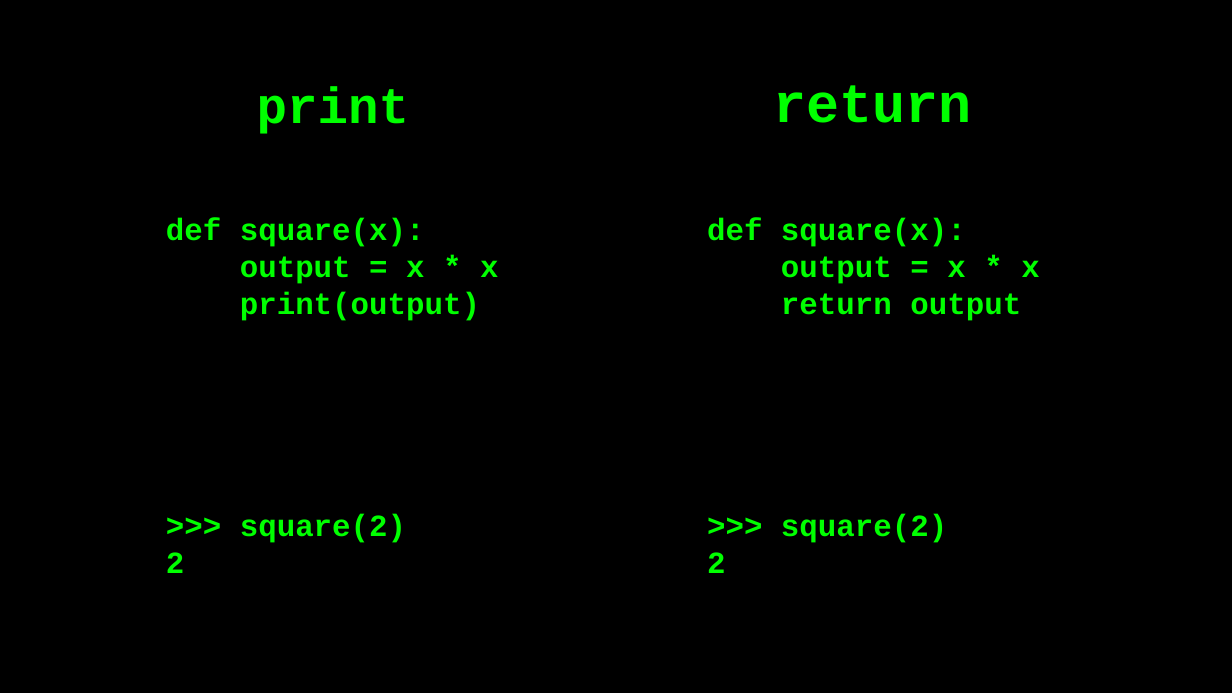
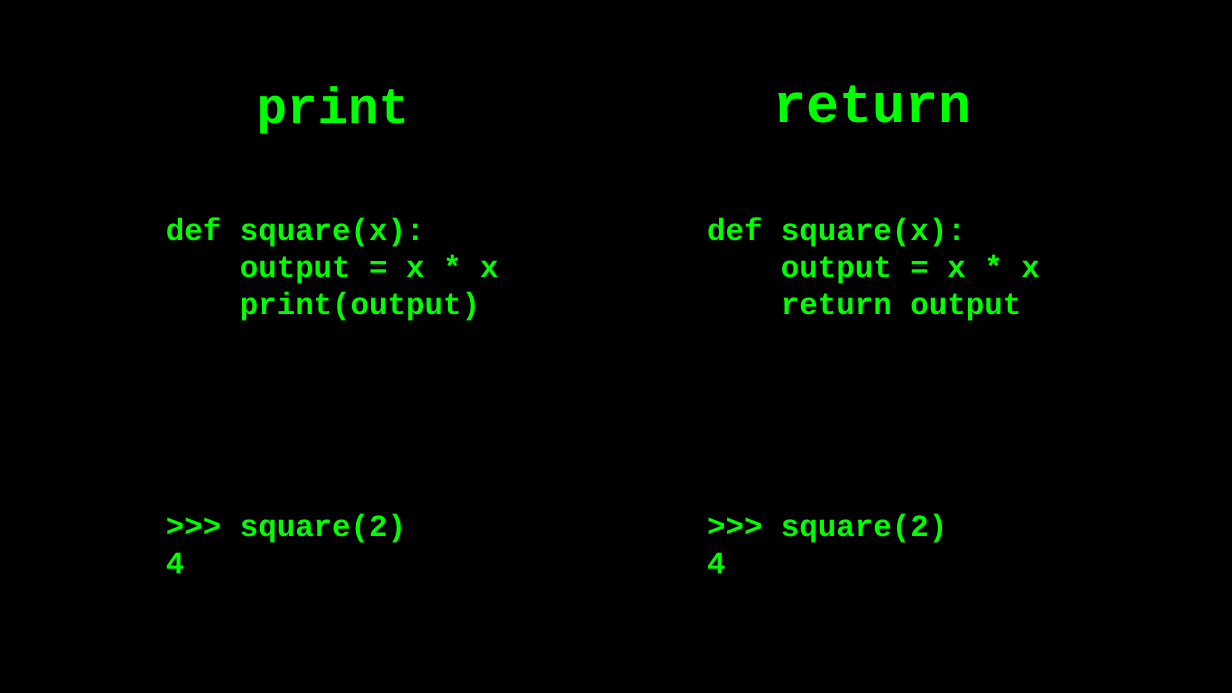
Before and after one commit to APS106/APS106-winter-2023-kinsella-goodfellow, a slide deck: slide 51 of lectures/week2/lecture2/slides/week2_lecture2.pptx (slide 50 before the commit). Drawn at 1232x693 pixels with LibreOffice and Linux fonts; fonts in the diff are those of the drawing; background and template pictures are left out. Boxes give left, top, right and bottom in pixels: in the first picture for what was removed or moved away, otherwise in the second. Text is boxed around its words. In the diff, an @@ line names an element or a change of style, - is before the commit and + after.

```diff
--- a/lectures/week2/lecture2/slides/week2_lecture2.pptx
+++ b/lectures/week2/lecture2/slides/week2_lecture2.pptx
@@ text at box(166, 552, 184, 573): text changed @@
-2
+4
@@ text at box(707, 552, 725, 573): text changed @@
-2
+4
```
Also in this commit, not shown: 1 other slide changed, 1 slide added, 4 other files.
